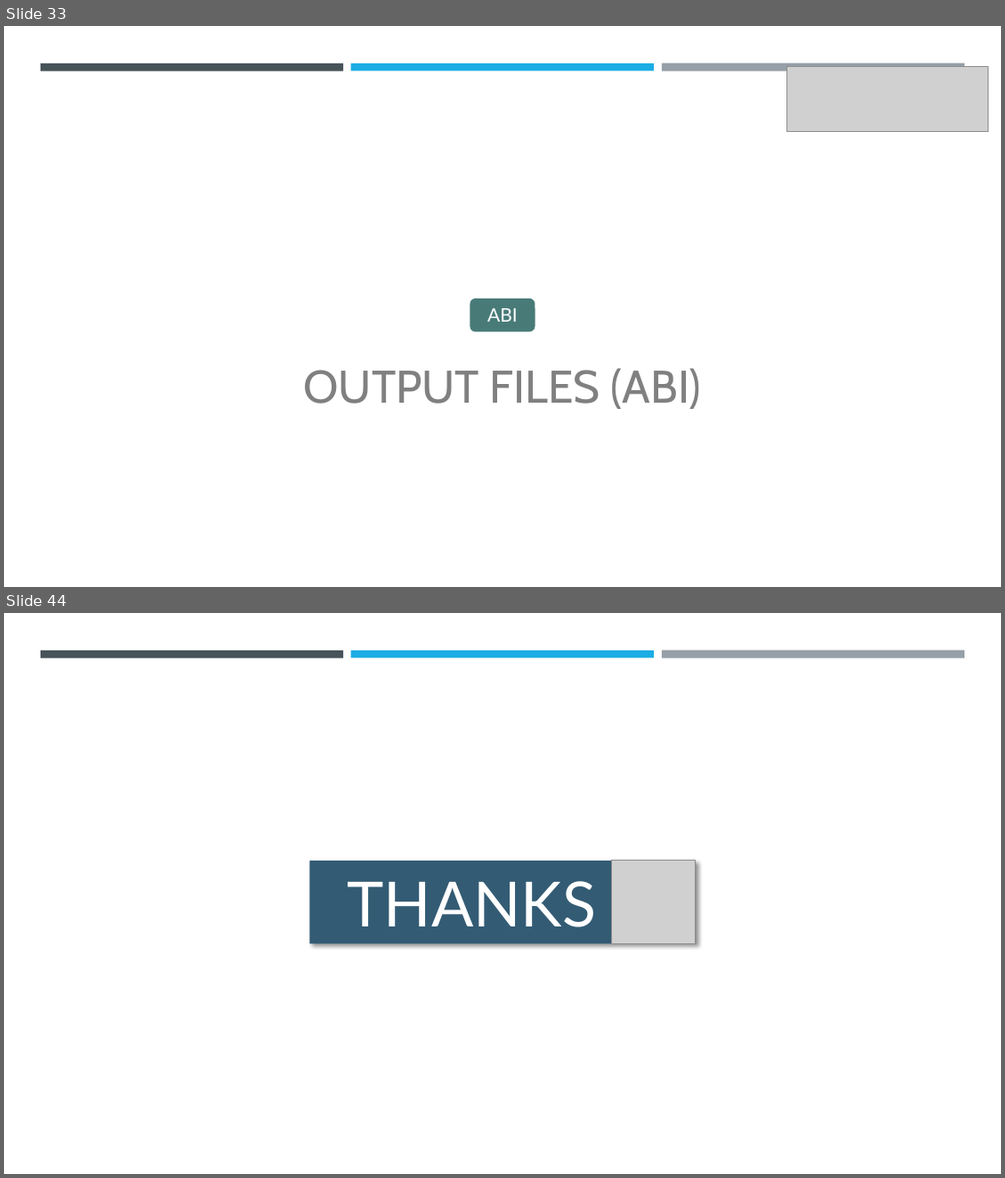
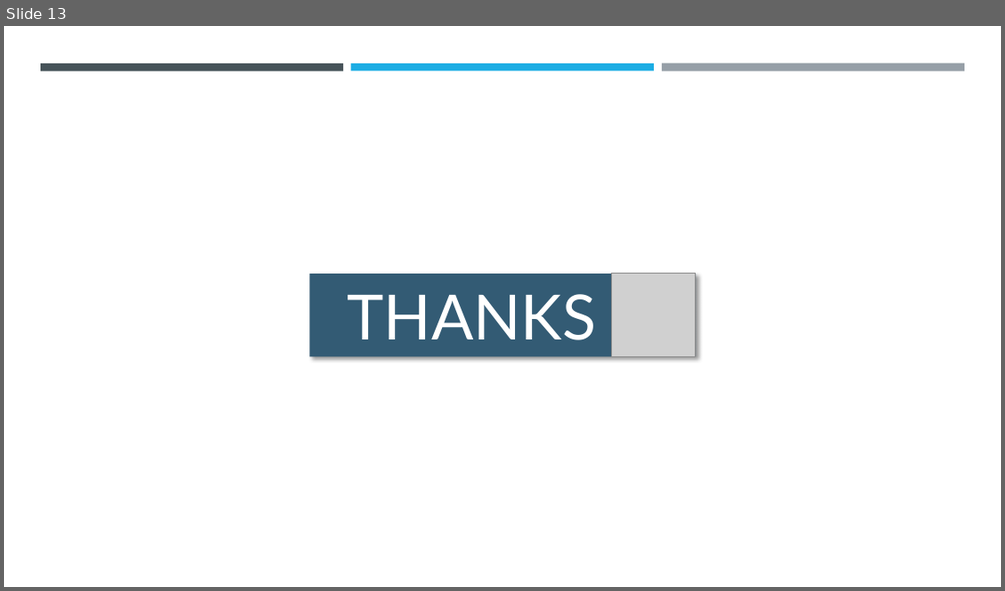
Before and after one commit to abhi3700/My_Learning_Blockchain, a slide deck: PPT.pptx. Shown one above the other, each under a label of ours: slides 33 and 44 before the commit, slide 13 after it; the slides between them are not shown. The pictures are 1005x1178 and 1005x591 pixels, drawn with LibreOffice and Linux fonts; fonts in the diff are those of the drawing; grey boxes stand for pictures. Boxes give left, top, right and bottom in pixels: in the first picture for what was removed or moved away, otherwise in the second. Text is boxed around its words. In the diff, an @@ line names an element or a change of style, - is before the commit and + after.

```diff
--- a/PPT.pptx
+++ b/PPT.pptx
@@ slide 33 removed at bbox=[4, 26, 1001, 587], background #FFFFFF; not listed: 3 template elements that a slide beside it also shows @@
@@ picture removed at bbox=[787, 66, 988, 131] @@
@@ rounded rectangle removed at bbox=[469, 298, 535, 332] @@
-ABI
@@ title removed at bbox=[303, 368, 701, 409] @@
-OUTPUT FILES (ABI)
@@ what was slide 44 is now slide 13 @@
```
Also in this commit, not shown: 4 slides changed, 3 slides added, 33 other slides removed.
